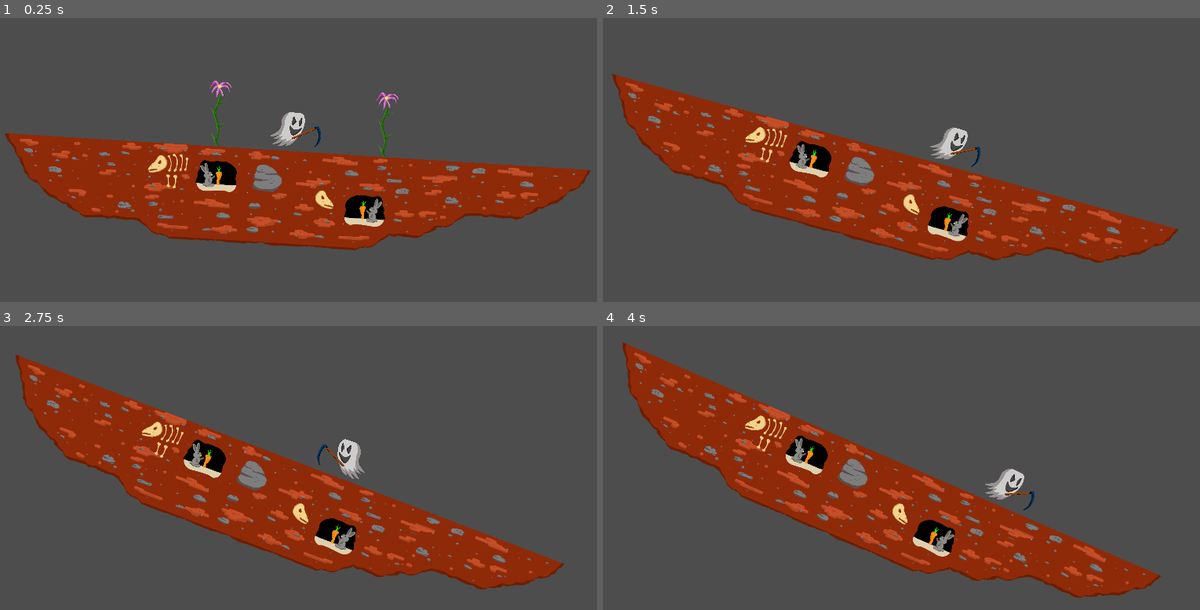
Above: before the commit, frames 1-4 (two rows, left to right).
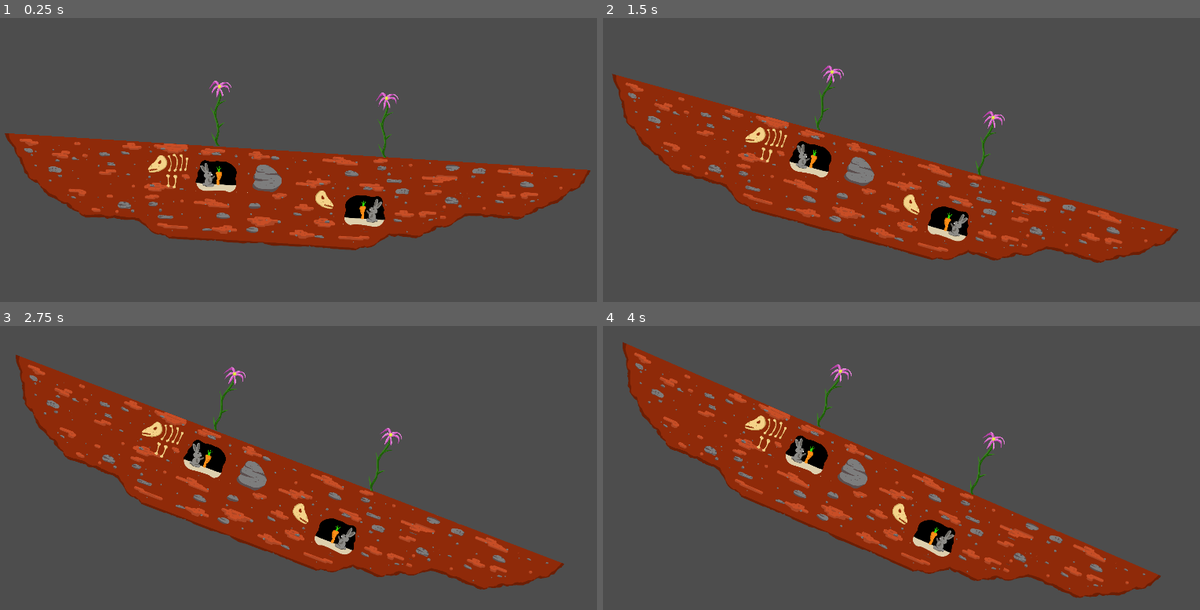
Above: after the commit, the same moments.

Repository: Stennsen/Elephanturtle
Game: Godot game, scene res://scenes/level/diskworld.tscn
Two runs of this game, one before a commit and one after it. Both use one fixed random seed, a clock stepped at 60 frames per second and the inputs below. The project has no main scene, so this scene is started directly.
Inputs:
- Up to frame 1 (0.25 s): no input
- Up to frame 2 (1.5 s): hold E (crop) 0.53-1.28 s; hold D (right) from 0.53 s (still down); tap E (crop) at 1.35 s
- Up to frame 3 (2.75 s): release D (right) at 2.03 s; hold A (left) from 2.03 s (still down); hold E (crop) from 2.03 s (still down)
- Up to frame 4 (4 s): release A (left) at 2.78 s; release E (crop) at 2.78 s; hold D (right) from 2.78 s (still down); tap E (crop) at 2.85 s; hold E (crop) from 3.53 s (still down)

The runs differ from the first frame. In frame 1, 0.4% of the frame differs, in the area x 45-54%, y 33-46%; in frame 2, 0.8%; in frame 3, 0.8%; in frame 4, 0.8%, in the area x 35-73%, y 13-65%.
Error before the commit: Attempt to call function 'rotate' in base 'null instance' on a null instance. (res://scenes/level/diskworld.gd:27)

Commit message:
ghost animation/daisy signaling fundamentals

Diff:
--- a/scenes/entities/plants/daisy/daisy.gd
+++ b/scenes/entities/plants/daisy/daisy.gd
@@ -1,24 +1,16 @@
 extends Area2D
 
 
-@onready var crop_sound = $crop_sound
+@onready var crop_sound = $AudioStreamPlayer2D
 # Called when the node enters the scene tree for the first time.
-func _ready():
-	pass # Replace with function body.
-'''signal flower_cropped
-
-func _on_interaction():
-	# Your logic for handling the interaction (e.g., play animations, effects, etc.)
-	# Then, emit the signal to indicate that the flower has been cropped
-	emit_signal("flower_cropped")'''
 
 
-# Called every frame. 'delta' is the elapsed time since the previous frame.
-'''func destroy_area():
-	get_parent().get_node("").queue_free()'''
 
 func _input(event):
 	if event.is_action_pressed("crop"):  # Check if the "E" key is pressed
 		crop_sound.play()
+		get_tree().call_group("Daisy", "destroy")
+		# Remove the object from the group
+		remove_from_group("Daisy")
+		# Destroy the object
 		queue_free()
-		print("cropped")
--- a/scenes/entities/plants/daisy/daisy.tscn
+++ b/scenes/entities/plants/daisy/daisy.tscn
@@ -18,6 +18,6 @@
 [node name="Sprite2D" type="Sprite2D" parent="."]
 texture = ExtResource("1_al6w7")
 
-[node name="crop_sound" type="AudioStreamPlayer2D" parent="."]
+[node name="AudioStreamPlayer2D" type="AudioStreamPlayer2D" parent="."]
 stream = ExtResource("2_ctfak")
-volume_db = 1.04
+volume_db = 1.387
--- a/scenes/entities/player/player.gd
+++ b/scenes/entities/player/player.gd
@@ -10,25 +10,23 @@
 var original_position
 
 @onready var ghost_sprite = $Ghost
+@onready var animation_player = $AnimationPlayer
 
+#func _ready():
+	# Connect the body_entered signal of each Area2D node in the parent node to the player's script
+	#get_node("ParentNode").connect("node_added", self, "on_node_added")
 
-func _ready():
-	original_position = position
+func on_node_added(node):
+	if node is Area2D:
+		node.connect("body_entered", self, "on_area2d_body_entered")
+
+func on_area2d_body_entered(area):
+	# Handle the collision event
+	print("Collision detected with ", area.name)
 
 func _physics_process(delta):
-	# Add the gravity.
-	'''if not is_on_floor():
-		velocity.y += gravity * delta'''
-
-	# floating by moving the sprite up and down
-
-
-
-
-	# Get the input direction and handle the movement/deceleration.
-	# As good practice, you should replace UI actions with custom gameplay actions.
 	var direction = Input.get_axis("left", "right")
-
+	animation_player.play("float")
 	if direction:
 		velocity.x = direction * SPEED
 	else:
@@ -40,8 +38,3 @@
 		ghost_sprite.flip_h = true
 
 	move_and_slide()
-
-
-func _on_plant_1_body_entered(body):
-	if body.is_in_group("Ghost"):
-		print("daisy: can be cropped with E")
--- a/scenes/entities/player/player.tscn
+++ b/scenes/entities/player/player.tscn
@@ -1,11 +1,49 @@
-[gd_scene load_steps=4 format=3 uid="uid://c2gp01ppn3bs2"]
+[gd_scene load_steps=7 format=3 uid="uid://c2gp01ppn3bs2"]
 
 [ext_resource type="Script" path="res://scenes/entities/player/player.gd" id="1_obn3s"]
-[ext_resource type="Texture2D" uid="uid://oxlf0sb6mt0h" path="res://assets/graphics/entities/player/Ghost.png" id="2_boh6u"]
+[ext_resource type="Texture2D" uid="uid://8xfxrl340nu8" path="res://assets/graphics/entities/player/Ghost_composite.png" id="2_hhupw"]
 
 [sub_resource type="CapsuleShape2D" id="CapsuleShape2D_in8ss"]
 radius = 135.0
 height = 354.0
+
+[sub_resource type="Animation" id="Animation_deiib"]
+resource_name = "float"
+length = 1.2
+loop_mode = 1
+tracks/0/type = "value"
+tracks/0/imported = false
+tracks/0/enabled = true
+tracks/0/path = NodePath("Ghost:frame")
+tracks/0/interp = 1
+tracks/0/loop_wrap = true
+tracks/0/keys = {
+"times": PackedFloat32Array(0, 0.4, 0.8, 1.2),
+"transitions": PackedFloat32Array(1, 1, 1, 1),
+"update": 1,
+"values": [0, 1, 2, 1]
+}
+
+[sub_resource type="Animation" id="Animation_xfxeh"]
+length = 0.001
+tracks/0/type = "value"
+tracks/0/imported = false
+tracks/0/enabled = true
+tracks/0/path = NodePath("Ghost:frame")
+tracks/0/interp = 1
+tracks/0/loop_wrap = true
+tracks/0/keys = {
+"times": PackedFloat32Array(0),
+"transitions": PackedFloat32Array(1),
+"update": 1,
+"values": [1]
+}
+
+[sub_resource type="AnimationLibrary" id="AnimationLibrary_xh8hg"]
+_data = {
+"RESET": SubResource("Animation_xfxeh"),
+"float": SubResource("Animation_deiib")
+}
 
 [node name="Player" type="CharacterBody2D" groups=["Ghost"]]
 position = Vector2(-60, -95)
@@ -15,8 +53,15 @@
 [node name="Ghost" type="Sprite2D" parent="."]
 position = Vector2(19.2, 18.212)
 scale = Vector2(0.33, 0.315)
-texture = ExtResource("2_boh6u")
+texture = ExtResource("2_hhupw")
+hframes = 4
+frame = 1
 
 [node name="CollisionShape2D" type="CollisionShape2D" parent="."]
 position = Vector2(-9, 41)
 shape = SubResource("CapsuleShape2D_in8ss")
+
+[node name="AnimationPlayer" type="AnimationPlayer" parent="."]
+libraries = {
+"": SubResource("AnimationLibrary_xh8hg")
+}
--- a/scenes/level/diskworld.gd
+++ b/scenes/level/diskworld.gd
@@ -24,7 +24,7 @@
 	var rotation_diff = balance - cur_rotation
 	var incoming_rotation = rotation_diff/INBALANCE_MOVEMENT_DIVIDER
 	camera.rotate(incoming_rotation)
-	get_node("Background").rotate(incoming_rotation)
+	#get_node("Background").rotate(incoming_rotation)
 
 
 # Called when the node enters the scene tree for the first time.
@@ -39,7 +39,8 @@
 	pass
 
 
-
+func destroy():
+	queue_free()
 
 
 # func _on_score_timer_timeout():
--- a/scenes/level/diskworld.tscn
+++ b/scenes/level/diskworld.tscn
@@ -3,7 +3,7 @@
 [ext_resource type="Script" path="res://scenes/level/diskworld.gd" id="1_buow7"]
 [ext_resource type="Texture2D" uid="uid://c0lxpelb6535w" path="res://assets/graphics/level/tileset.png" id="2_f2qoh"]
 [ext_resource type="PackedScene" uid="uid://c2gp01ppn3bs2" path="res://scenes/entities/player/player.tscn" id="3_08eds"]
-[ext_resource type="PackedScene" uid="uid://5161kjoqnjdg" path="res://scenes/entities/plants/elephantflower/elephantflower.tscn" id="4_15r1e"]
+[ext_resource type="PackedScene" uid="uid://5161kjoqnjdg" path="res://scenes/entities/plants/daisy/daisy.tscn" id="4_15r1e"]
 
 [sub_resource type="TileSetAtlasSource" id="TileSetAtlasSource_nn7e4"]
 texture = ExtResource("2_f2qoh")
@@ -362,8 +362,10 @@
 [node name="Player" parent="." instance=ExtResource("3_08eds")]
 position = Vector2(0, 0)
 
-[node name="daisy" parent="." instance=ExtResource("4_15r1e")]
+[node name="daisy" parent="." groups=["Daisy"] instance=ExtResource("4_15r1e")]
 position = Vector2(-783, -136)
-
-[node name="daisy2" parent="." instance=ExtResource("4_15r1e")]
+script = null
+
+[node name="daisy2" parent="." groups=["Daisy"] instance=ExtResource("4_15r1e")]
 position = Vector2(925, -123)
+script = null
